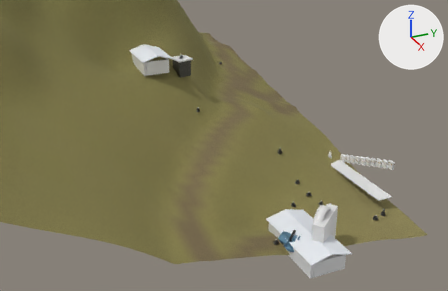
Before and after pictures for a commit that changed the glTF model eloria-assets/maps/nymara-regions/whitehorn_range/chunks/06_01/world.glb.
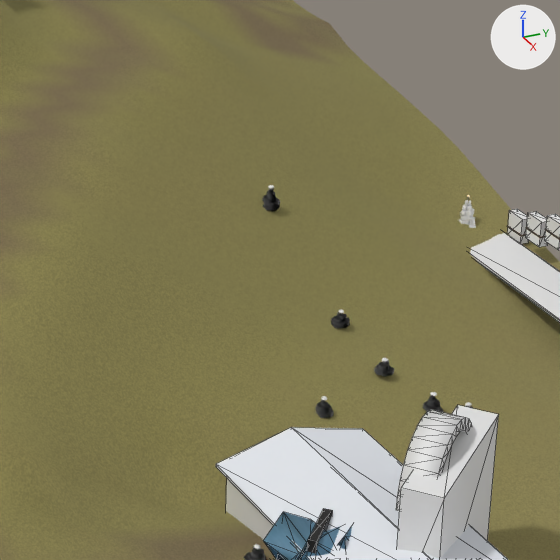
Each version is shown from a camera (50 mm lens) standing at (190.7, 54.6, 59.2) and looking at (97.9, 96.3, 12.8), then close up on the part from 47% to 79% of the width and 35% to 84% of the height. Lighting does not change. The marker at upper right points along +X, +Y and +Z. The last two pictures show the newer version. The close-ups show mesh edges as thin lines. Where no turn or scale is listed for an object, it has been applied to the vertices.

Objects in the first close-up: 'Landmark_MineYard__alpine_snowfield', 'Landmark_MineYard__pale_ashlar', 'Landmark_shrine_02__pale_ashlar', 'Lore_snowline_stones__pale_ashlar', 'Secret_horn_ram_pit__alpine_blue_ice', 'Terrain_whitehorn_range_06_01', 'Walk_Lore_snowline_stones__pale_ashlar' and 10 more.
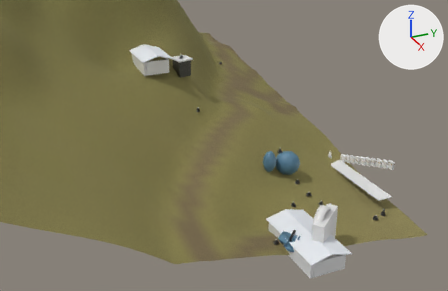
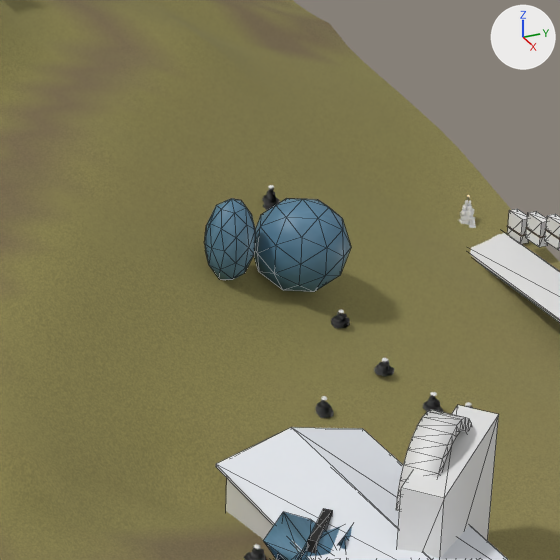
Where the change shows, as pixel boxes (x1, y1, x2, y2) in the close-ups (560 x 560 px):
'Outcrop_0003_0_Prop_serac_0074', added (blue): after (254, 198, 351, 292)
'Outcrop_0003_1_Prop_serac_0072', added (blue): after (205, 199, 256, 280)

Patch to the scene script:
```diff
--- a/eloria-assets/maps/nymara-regions/whitehorn_range/chunks/06_01/world.glb.py
+++ b/eloria-assets/maps/nymara-regions/whitehorn_range/chunks/06_01/world.glb.py
@@ me_serac_1 @@
+me_serac_1.from_pydata(...)  # 42 vertices, 80 faces; spans x -1.07..1.07, y -1.22..1.22, z -2.06..2.06
+me_serac_1.materials.append(mat_alpine_blue_ice)
@@ me_serac_2 @@
+me_serac_2.from_pydata(...)  # 42 vertices, 80 faces; spans x -1.98..1.98, y -2.24..2.24, z -2.31..2.31
+me_serac_2.materials.append(mat_alpine_blue_ice)
@@ ob_outcrop_0003_1_prop_serac_0072 @@
+ob_outcrop_0003_1_prop_serac_0072 = bpy.data.objects.new('Outcrop_0003_1_Prop_serac_0072', me_serac_1)
+ob_outcrop_0003_1_prop_serac_0072.location = (103.36, 102.78, 10.72)
@@ ob_outcrop_0003_0_prop_serac_0074 @@
+ob_outcrop_0003_0_prop_serac_0074 = bpy.data.objects.new('Outcrop_0003_0_Prop_serac_0074', me_serac_2)
+ob_outcrop_0003_0_prop_serac_0074.location = (103.26, 106.54, 9.66)
```
